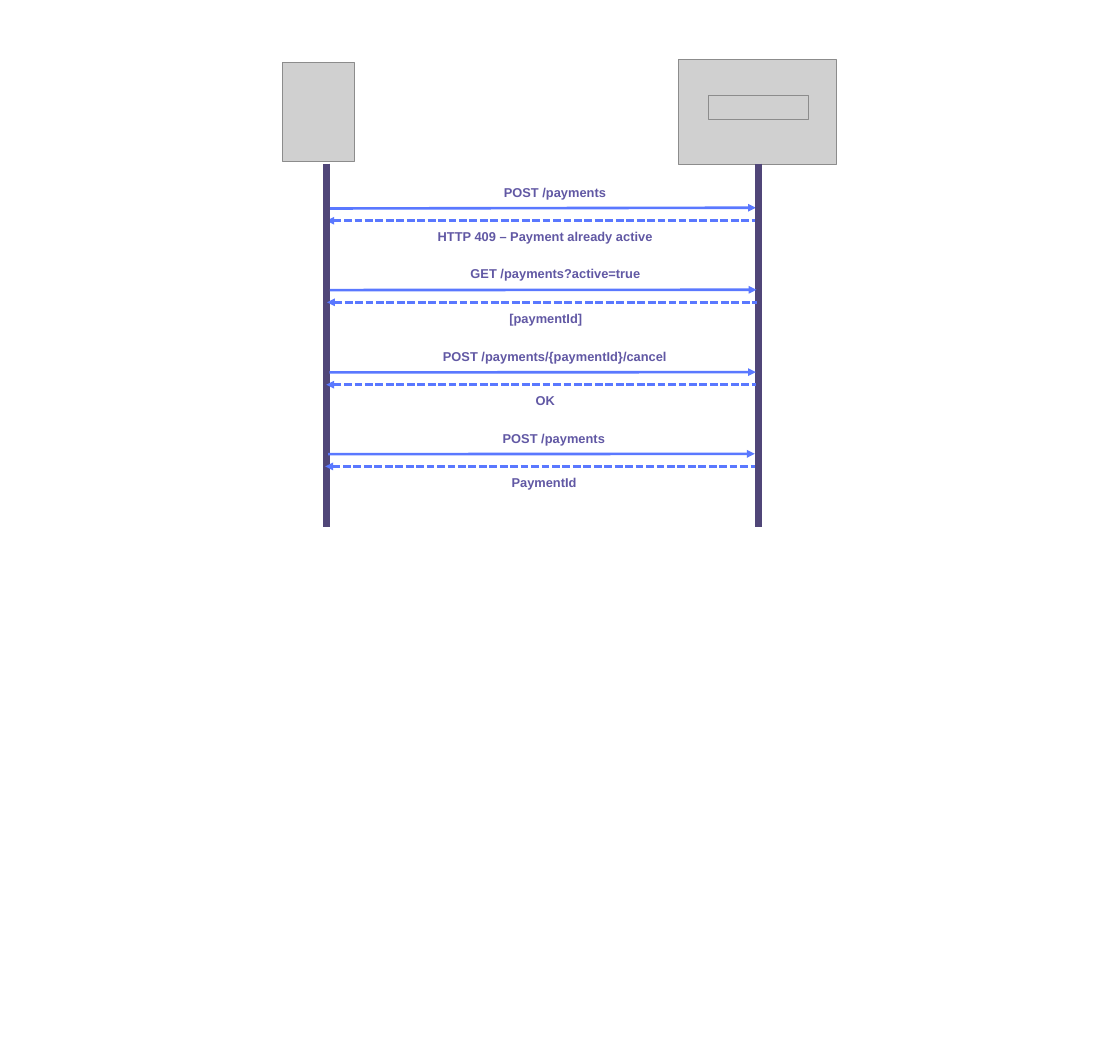
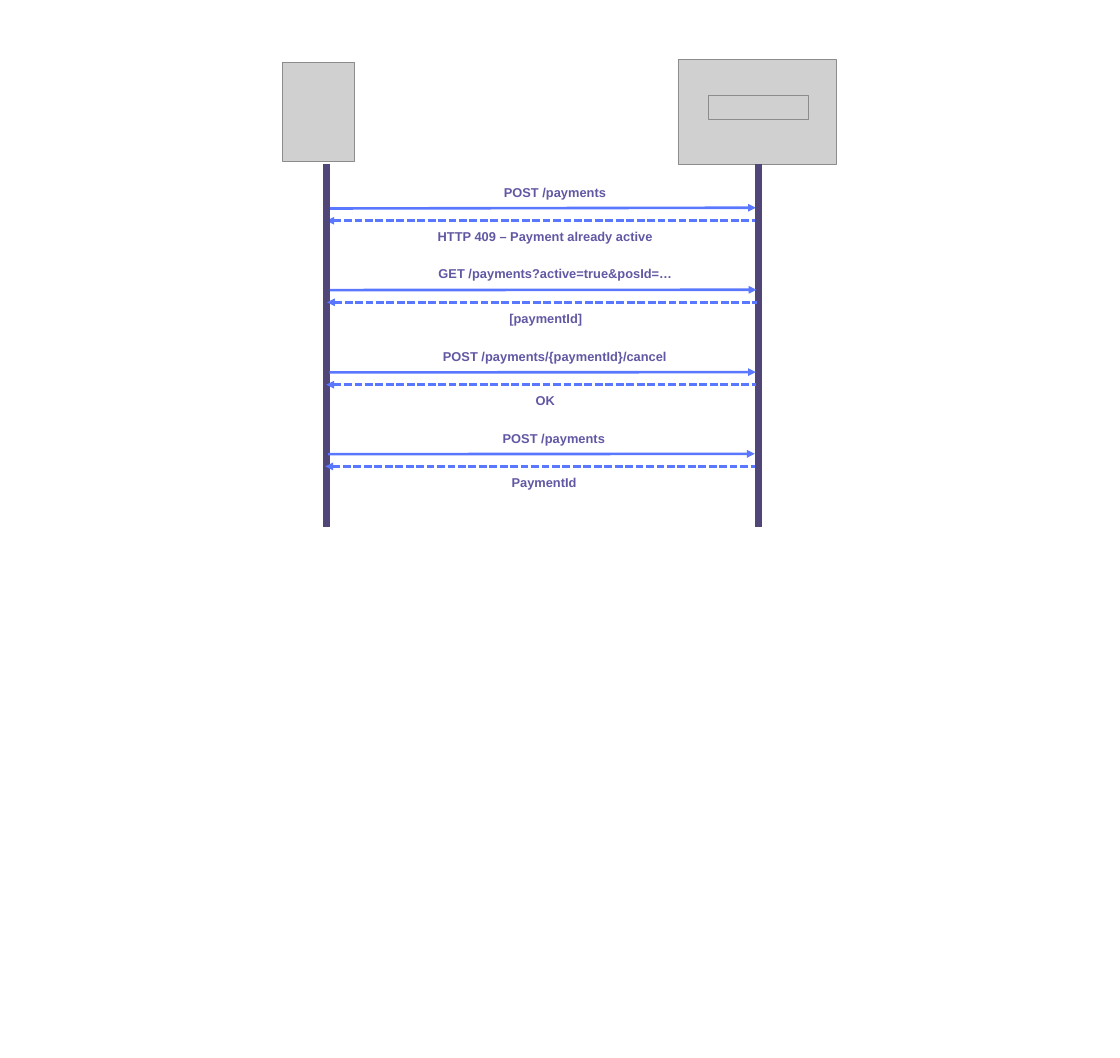
Before and after one commit to mcthuesen/MobilePay-PoS-v10, a slide deck: slide 26 of docs/assets/TitaniumFlows.pptx. Drawn at 1120x1058 pixels with LibreOffice and Linux fonts; fonts in the diff are those of the drawing; grey boxes stand for pictures. Boxes give left, top, right and bottom in pixels: in the first picture for what was removed or moved away, otherwise in the second. Text is boxed around its words. In the diff, an @@ line names an element or a change of style, - is before the commit and + after.

```diff
--- a/docs/assets/TitaniumFlows.pptx
+++ b/docs/assets/TitaniumFlows.pptx
@@ text at bbox=[438, 268, 672, 281]: text changed @@
-GET /payments?active=true
+GET /payments?active=true&posId=…
```
